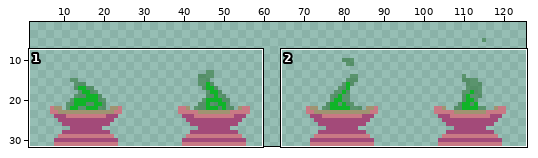
Sprite sheet: Assets/Sprites/Doodads_spr/Brazier.png. The first picture is a wide view before the edit; the outline marks the close-up.
Close-up. Before:
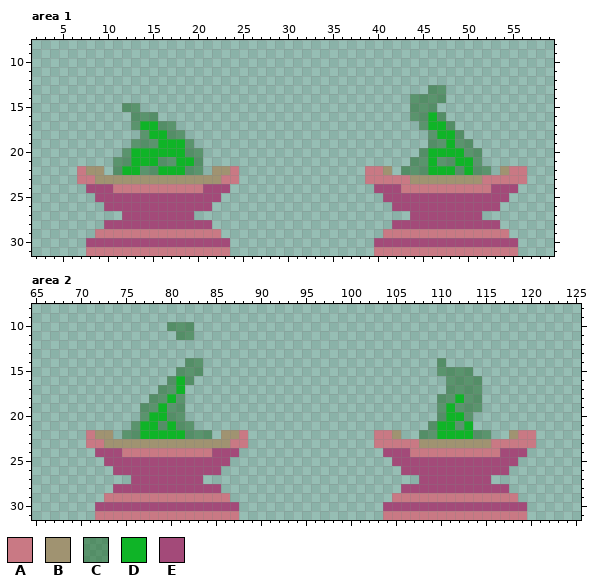
The file is 128x32 pixels. Shown: area 1: x 2..59, y 8..31; area 2: x 65..125, y 8..31. The wide view leaves out empty margins.
Palette (. is transparent): A #c97984  B #a09371  C #1e6a2680  D #0fb427  E #a34a79
Pixels before, area 1, first column x 7:
13 .......................................CC.........
14 .....................................CCCC.........
15 .....CC..............................CCC..........
16 ......CCC............................CCDC.........
17 ......CDDCC...........................CDDC........
18 .......CDDCC...........................CDDC.......
19 ......CCCDDDC..........................CCDCC......
20 .....CDDDDDDCC........................CDDDDCC.....
21 ....CCDDDCCDDC.......................CCDCCDDC.....
22 ABB.CDDCCDDDCC.BBA..............AAB.CCCDDDCDCC.BAA
23 AABBBBBBBBBBBBBBAA..............AAAAABBBBBBBBAAAAA
24 .EEEAAAAAAAAAAEEE................EEEAAAAAAAAAAEEE.
25 ..EEEEEEEEEEEEEE..................EEEEEEEEEEEEEE..
26 ...EEEEEEEEEEEE....................EEEEEEEEEEEE...
27 .....EEEEEEEE........................EEEEEEEE.....
28 ...EEEEEEEEEEEE....................EEEEEEEEEEEE...
29 ..AAAAAAAAAAAAAA..................AAAAAAAAAAAAAA..
30 .EEEEEEEEEEEEEEEE................EEEEEEEEEEEEEEEE.
31 .AAAAAAAAAAAAAAAA................AAAAAAAAAAAAAAAA.
Pixels before, area 2, first column x 71:
10 .........CCC......................................
11 ..........CC......................................
12 ..................................................
13 ..................................................
14 ...........CC..........................C..........
15 ..........CCC..........................CCCC.......
16 .........CDC............................CCCC......
17 ........CCD.............................CCCC......
18 .......CCDC............................CCDCC......
19 ......CCDCC............................CDCCC......
20 ......CDDCC............................CDDC.......
21 .....CDDCDCC..........................CDDCD.......
22 ABB.CCDDDDDCCC.BBA..............AAB..CCDDDDCC..BAA
23 AABBBBBBBBBBBBBBAA..............AAAAABBBBBBBBAAAAA
24 .EEEAAAAAAAAAAEEE................EEEAAAAAAAAAAEEE.
25 ..EEEEEEEEEEEEEE..................EEEEEEEEEEEEEE..
26 ...EEEEEEEEEEEE....................EEEEEEEEEEEE...
27 .....EEEEEEEE........................EEEEEEEE.....
28 ...EEEEEEEEEEEE....................EEEEEEEEEEEE...
29 ..AAAAAAAAAAAAAA..................AAAAAAAAAAAAAA..
30 .EEEEEEEEEEEEEEEE................EEEEEEEEEEEEEEEE.
31 .AAAAAAAAAAAAAAAA................AAAAAAAAAAAAAAAA.
The same view after the edit:
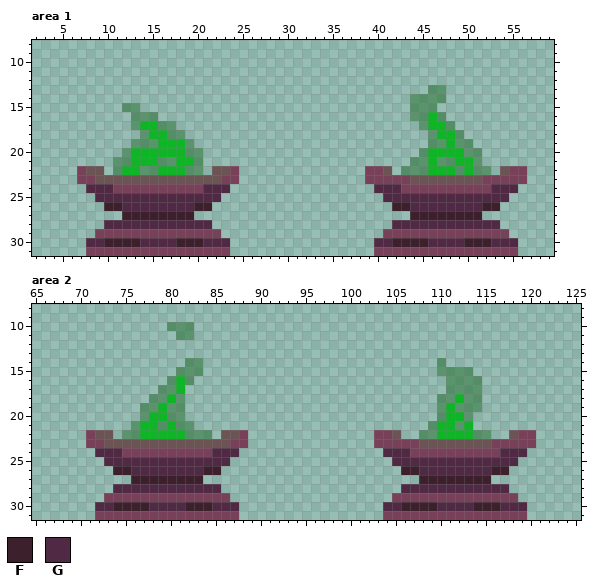
Colours new in this view: F #3c202c  G #502a44
The edit:
colour A: #c97984 -> #784159
colour B: #a09371 -> #6b5453
Area 1:
y 24: x 8..10 EEE -> GGG; x 21..23 EEE -> GGG; x 40..42 EEE -> GGG; x 53..55 EEE -> GGG
y 25: x 9..22 EEEEEEEEEEEEEE -> GGGGGGGGGGGGGG; x 41..54 EEEEEEEEEEEEEE -> GGGGGGGGGGGGGG
y 26: x 10..21 EEEEEEEEEEEE -> FFGGGGGGGGFF; x 42..53 EEEEEEEEEEEE -> FFGGGGGGGGFF
y 27: x 12..19 EEEEEEEE -> FFFFFFFF; x 44..51 EEEEEEEE -> FFFFFFFF
y 28: x 10..21 EEEEEEEEEEEE -> GGGGGGGGGGGG; x 42..53 EEEEEEEEEEEE -> GGGGGGGGGGGG
y 30: x 8..23 EEEEEEEEEEEEEEEE -> GGFFFFGGGGFFFGGG; x 40..55 EEEEEEEEEEEEEEEE -> GGFFFFGGGGFFFGGG
Area 2:
y 24: x 72..74 EEE -> GGG; x 85..87 EEE -> GGG; x 104..106 EEE -> GGG; x 117..119 EEE -> GGG
y 25: x 73..86 EEEEEEEEEEEEEE -> GGGGGGGGGGGGGG; x 105..118 EEEEEEEEEEEEEE -> GGGGGGGGGGGGGG
y 26: x 74..85 EEEEEEEEEEEE -> FFGGGGGGGGFF; x 106..117 EEEEEEEEEEEE -> FFGGGGGGGGFF
y 27: x 76..83 EEEEEEEE -> FFFFFFFF; x 108..115 EEEEEEEE -> FFFFFFFF
y 28: x 74..85 EEEEEEEEEEEE -> GGGGGGGGGGGG; x 106..117 EEEEEEEEEEEE -> GGGGGGGGGGGG
y 30: x 72..87 EEEEEEEEEEEEEEEE -> GGFFFFGGGGFFFGGG; x 104..119 EEEEEEEEEEEEEEEE -> GGFFFFGGGGFFFGGG
